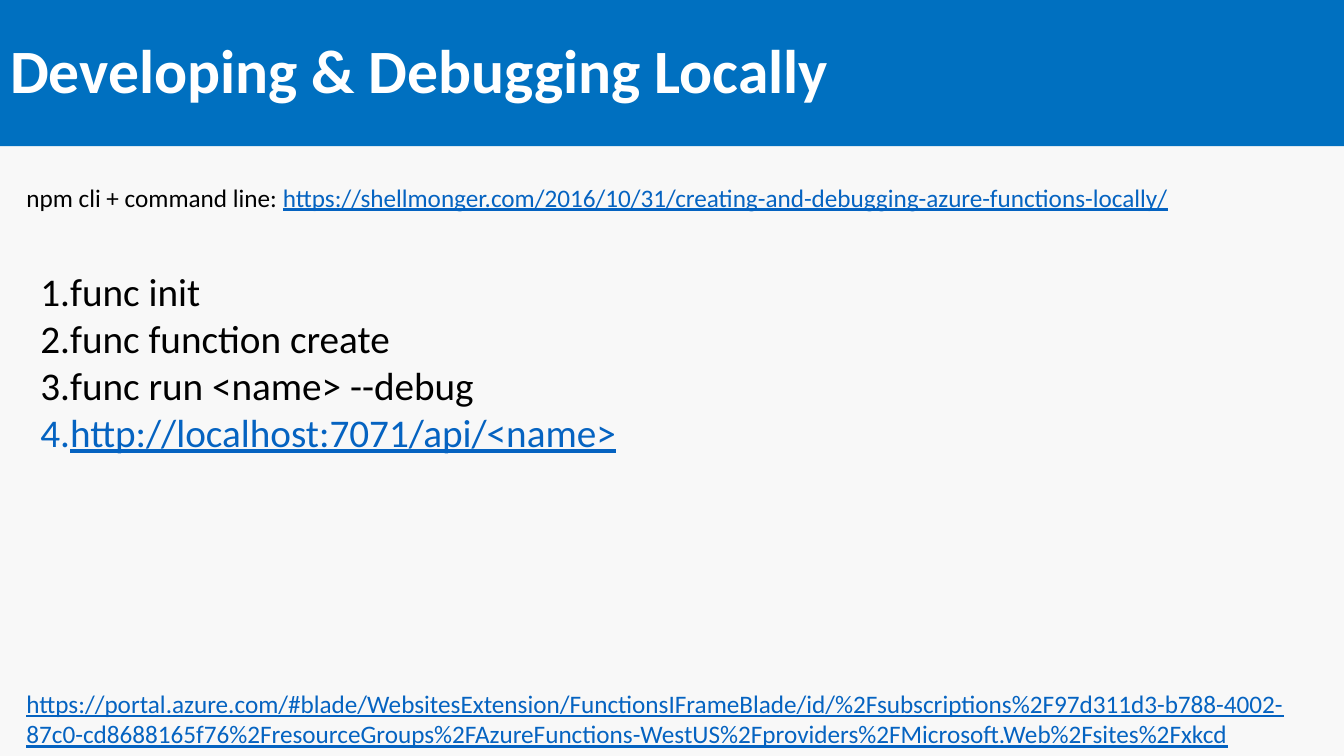
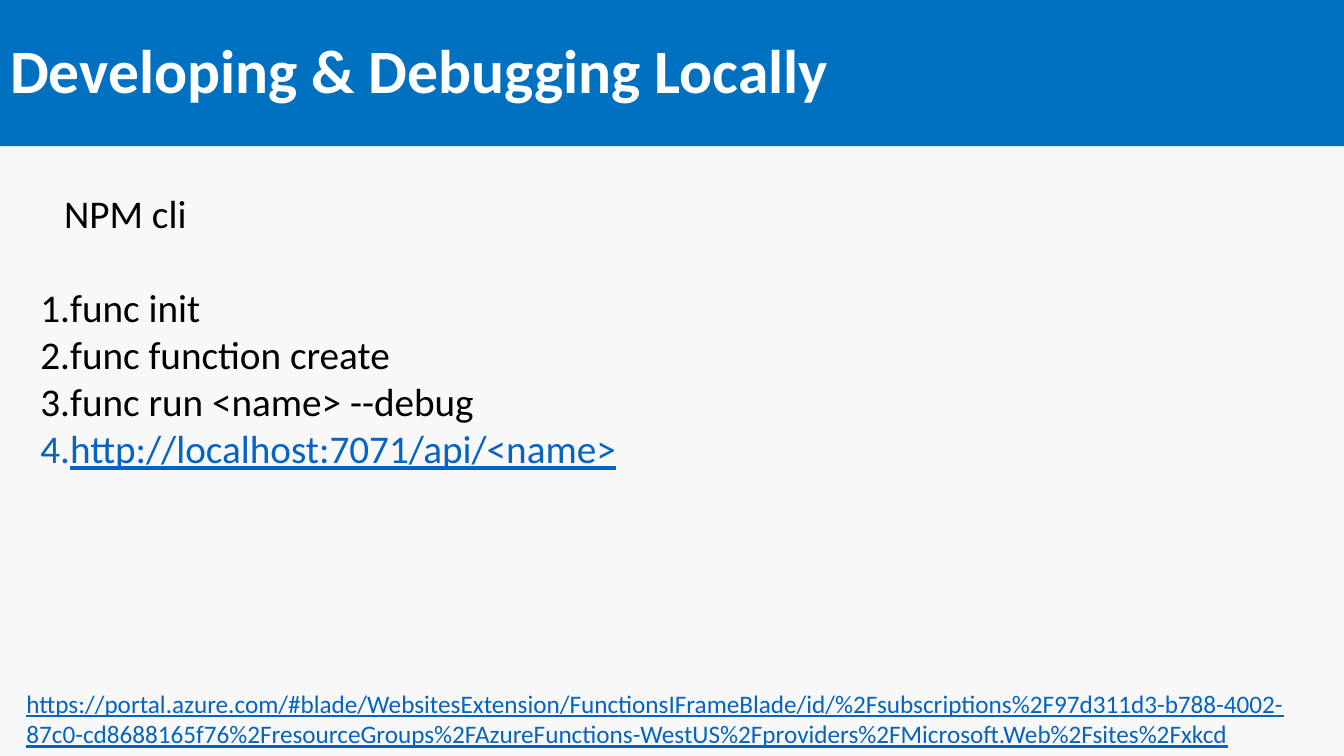
Before and after one commit to SeanFeldman/AzureFunctions-DotNet-YYC, a slide deck: slide 14 of AzureFunctions.pptx. Drawn at 1344x756 pixels with LibreOffice and Linux fonts; fonts in the diff are those of the drawing. Boxes give left, top, right and bottom in pixels: in the first picture for what was removed or moved away, otherwise in the second. Text is boxed around its words. In the diff, an @@ line names an element or a change of style, - is before the commit and + after.

```diff
--- a/AzureFunctions.pptx
+++ b/AzureFunctions.pptx
@@ text "NPM cli": place and size @@
-text "NPM cli" at (40,279,615,454)
+text "NPM cli" at (40,200,615,470)
@@ text removed at (26,189,1167,212) @@
-npm cli + command line: https://shellmonger.com/2016/10/31/creating-and-debugging-azure-functions-locally/
@@ text at (64,200,187,229): paragraph added @@
+NPM cli
```
Also in this commit, not shown: 7 other slides changed, 1 slide added.
